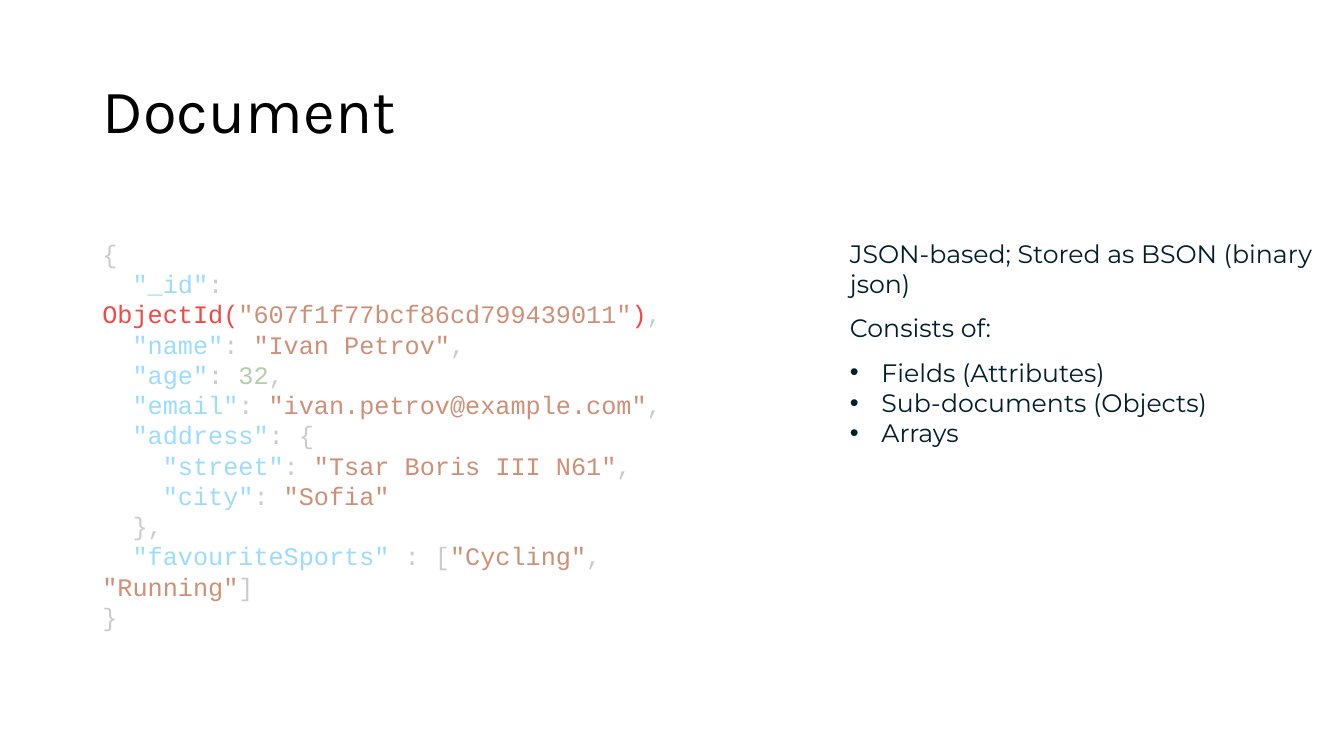
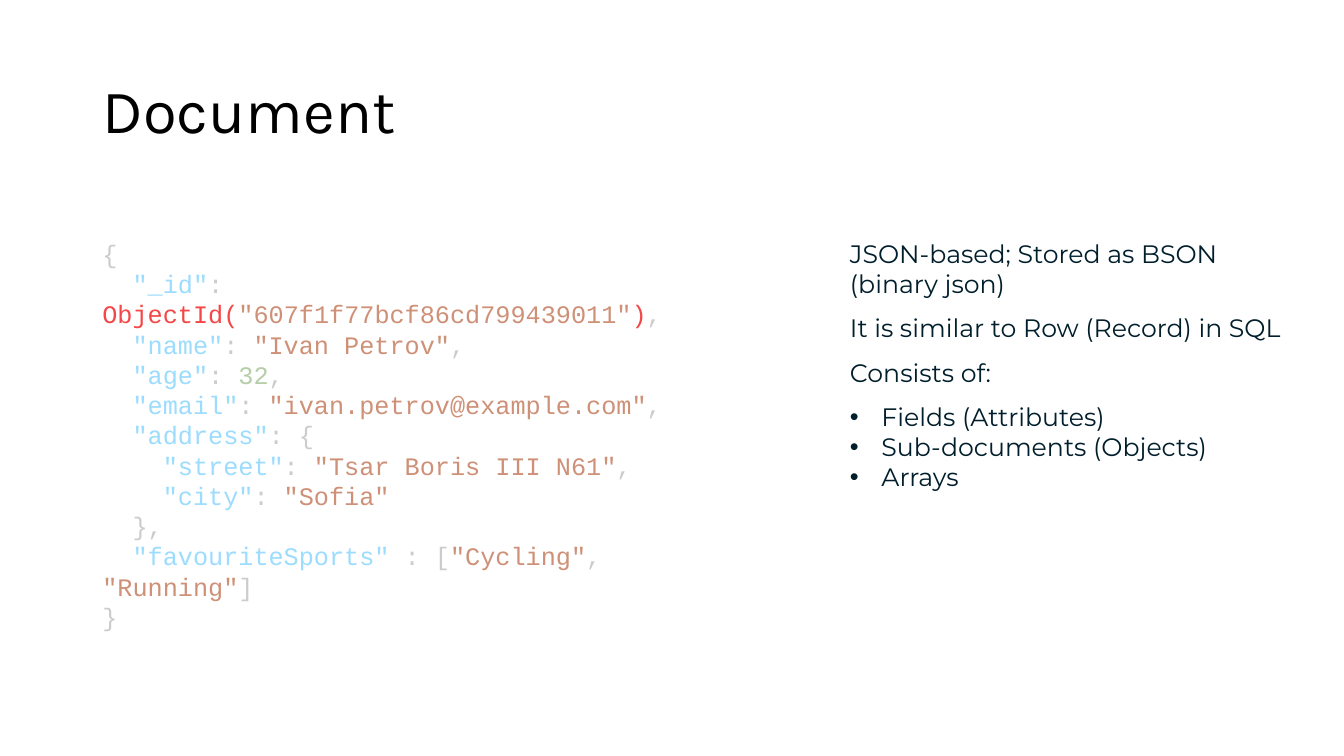
Before and after one commit to bgalabov/mongodb-course, a slide deck: slide 13 of Lab_1_slides_MongoDB Basics.pptx (slide 12 before the commit). Drawn at 1344x756 pixels with LibreOffice and Linux fonts; fonts in the diff are those of the drawing. Boxes give left, top, right and bottom in pixels: in the first picture for what was removed or moved away, otherwise in the second. Text is boxed around its words. In the diff, an @@ line names an element or a change of style, - is before the commit and + after.

```diff
--- a/Lab_1_slides_MongoDB Basics.pptx
+++ b/Lab_1_slides_MongoDB Basics.pptx
@@ text at [850, 318, 1280, 342]: paragraph added @@
+It is similar to Row (Record) in SQL
```
Also in this commit, not shown: 4 other slides changed, 2 slides added.
